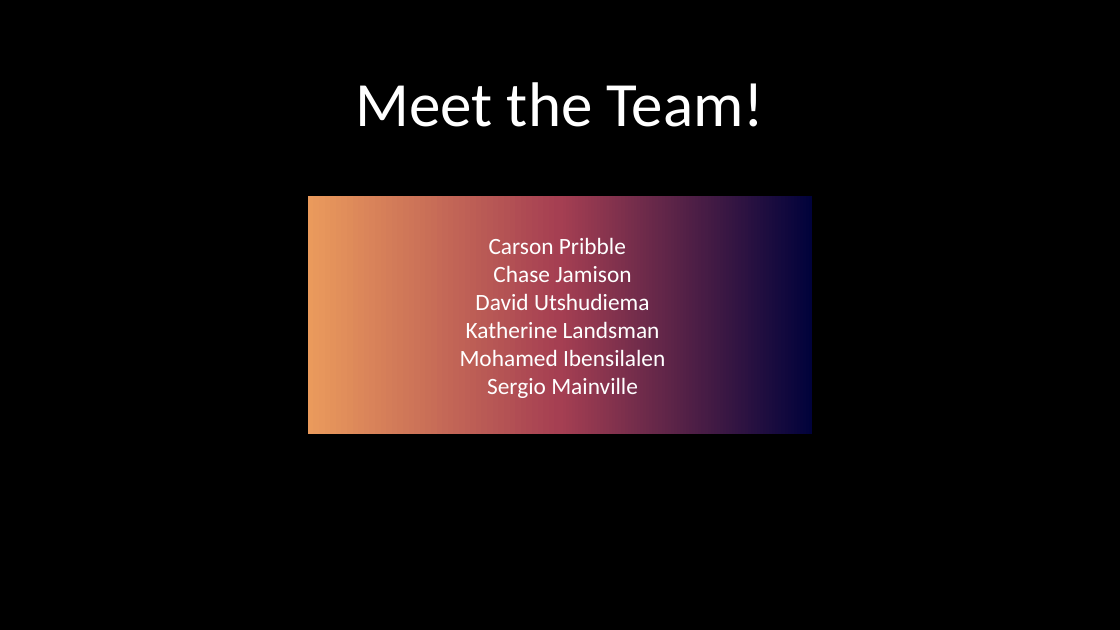
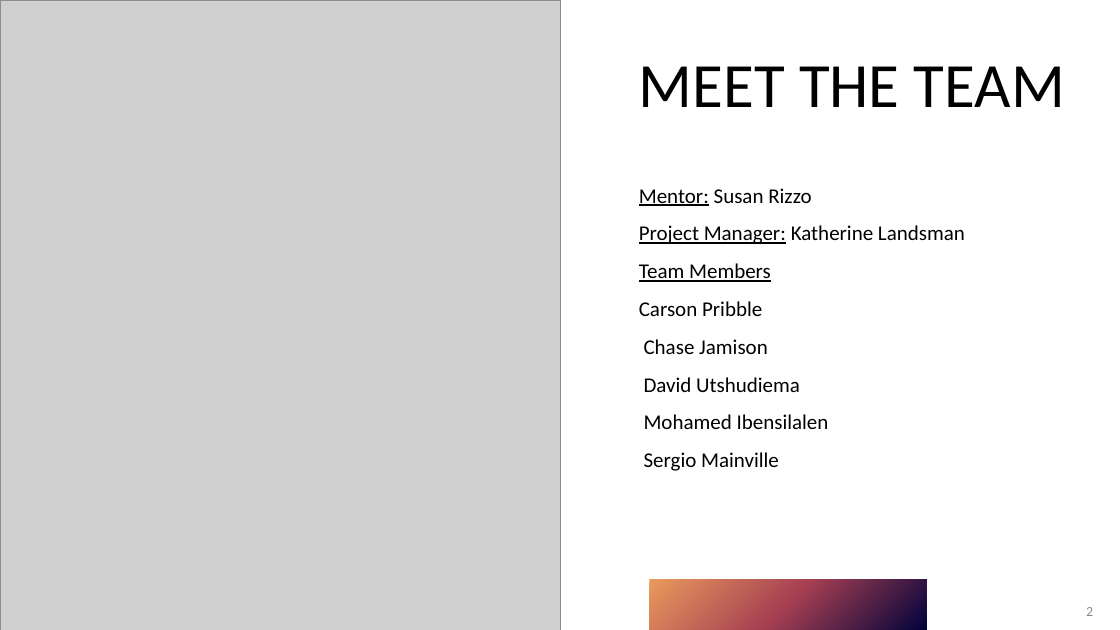
Before and after one commit to KL-3/CentRes, a slide deck: slide 2 of CentRes.pptx (slide 3 before the commit). Drawn at 1120x630 pixels with LibreOffice and Linux fonts; fonts in the diff are those of the drawing; grey boxes stand for pictures; background and template pictures are left out. Boxes give left, top, right and bottom in pixels: in the first picture for what was removed or moved away, otherwise in the second. Text is boxed around its words. In the diff, an @@ line names an element or a change of style, - is before the commit and + after.

```diff
--- a/CentRes.pptx
+++ b/CentRes.pptx
@@ background picture (left out) to #FFFFFF @@
@@ picture added at (0, 0, 560, 630) @@
@@ title at (639, 66, 1065, 107): text changed; text colour #FFFFFF to #000000 @@
-Meet the Team!
+MEET THE TEAM
@@ title removed at (308, 196, 812, 434) @@
-Carson Pribble
-Chase Jamison
-David Utshudiema
-Katherine Landsman
-Mohamed Ibensilalen
-Sergio Mainville
@@ text added at (639, 188, 965, 471), 18 pt, text #000000 @@
+Mentor: Susan Rizzo
+Project Manager: Katherine Landsman
+Team Members
+Carson Pribble
+Chase Jamison
+David Utshudiema
+Mohamed Ibensilalen
+Sergio Mainville
@@ rectangle added at (649, 579, 927, 630), fill gradient #01023B to #A53F52 to #EA9A5C @@
@@ page number added at (1086, 607, 1093, 616), 12 pt, text #8C8C8C @@
+2
```
Also in this commit, not shown: 13 other slides changed, 1 slide removed.
